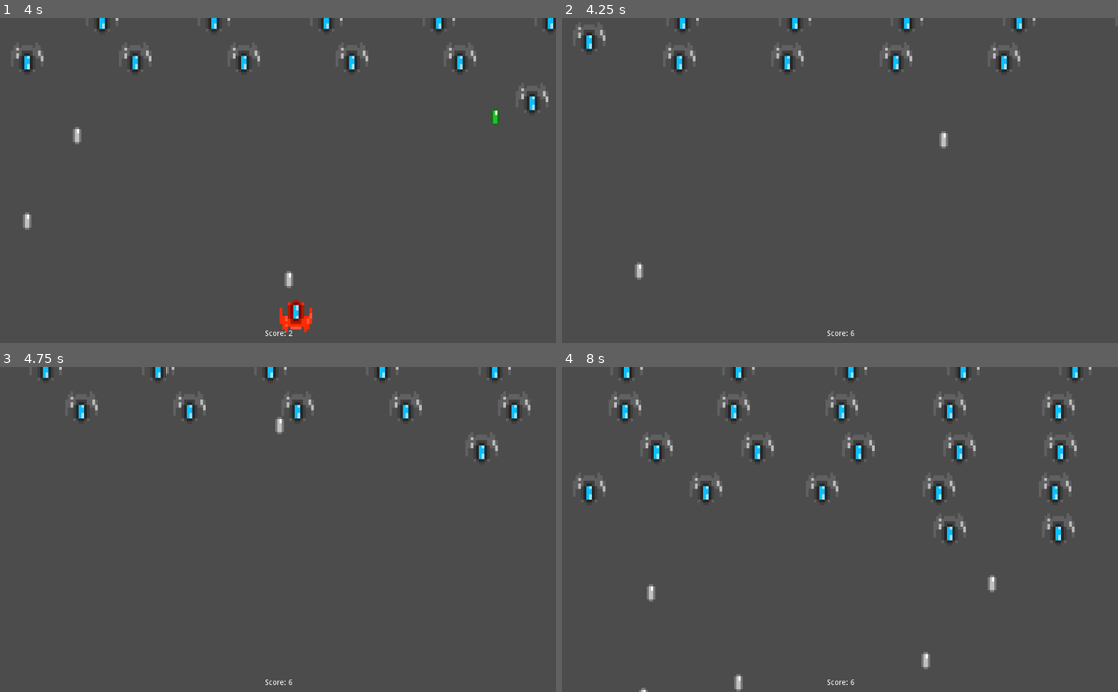
Above: before the commit, frames 1-4 (two rows, left to right).
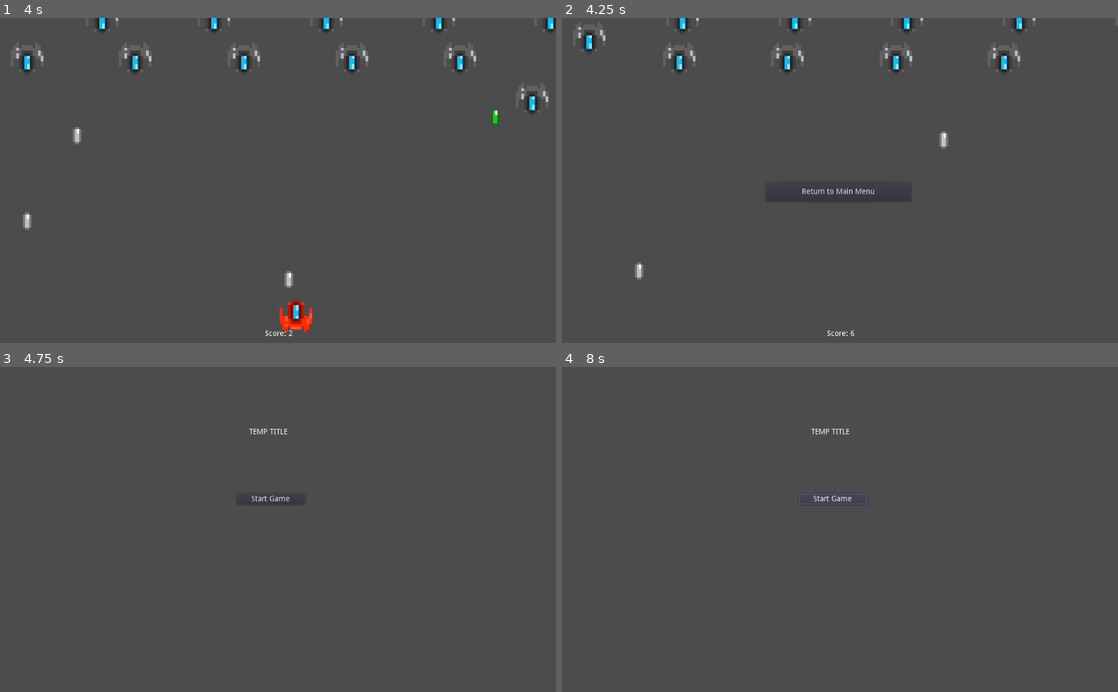
Above: after the commit, the same moments.

Repository: PandorasGit/LudumDare51Submission
Game: Godot game, scene res://World/World.tscn
Two runs of this game, one before a commit and one after it. Both use one fixed random seed, a clock stepped at 60 frames per second and the inputs below.
Inputs (mouse positions are in pixels of both pictures, inside the frame that each line leads up to):
- Up to frame 1 (4 s): hold D (move_right) 0.53-1.28 s; tap Space (shoot) every 0.75 s from 0.6 to 3.6 s; hold A (move_left) 1.28-2.03 s; hold D (move_right) 2.03-3.53 s; hold A (move_left) from 3.53 s (still down)
- Up to frame 2 (4.25 s): keep holding A (move_left)
- Up to frame 3 (4.75 s): release A (move_left) at 4.25 s; click (278, 542) at 4.25 s, where only the run after the commit has a clickable "Return to Main Menu"
- Up to frame 4 (8 s): click (834, 500) at 5 s, where only the run after the commit has a clickable "Start Game"; click (834, 500) at 5.75 s, where only the run after the commit has a clickable "Start Game"; hold A (move_left) from 6.53 s (still down); tap Space (shoot) at 6.6, 7.35 s

Frame 1 is identical in both runs. In frame 2, 0.1% of the frame differs, in the area x 43-57%, y 52-55%; in frame 3, 1.4%; in frame 4, 3.2%, in the area x 2-96%, y 0-100%.

Commit message:
Add main menu

Diff:
--- a/project/BulletSpawner/BulletSpawner.gd
+++ b/project/BulletSpawner/BulletSpawner.gd
@@ -20,20 +20,20 @@
 		add_child(friendly_bullet)
 		friendly_bullet.position = Vector2(fired_from.x, fired_from.y)
 		friendly_bullet.startTimer()
-		friendly_bullet.connect("killed", self, "_on_friendly_bullet_killed")
+		friendly_bullet.connect("collided", self, "_on_friendly_bullet_collided")
 
 	else:
 		var default_bullet = _default_bullet.instance()
 		add_child(default_bullet)
 		default_bullet.position = Vector2(fired_from.x, fired_from.y)
-		default_bullet.connect("killed", self, "_on_default_bullet_killed")
+		default_bullet.connect("collided", self, "_on_default_bullet_collided")
 
 
-func _on_default_bullet_killed(_name: String) -> void:
+func _on_default_bullet_collided(_name: String) -> void:
 	emit_signal("player_killed")
 
 
-func _on_friendly_bullet_killed(_name: String) -> void:
+func _on_friendly_bullet_collided(_name: String) -> void:
 	emit_signal("enemy_killed", _name)
 	_score += 1
 	emit_signal("score_updated", _score)
--- a/project/Bullets/Bullet.gd
+++ b/project/Bullets/Bullet.gd
@@ -2,7 +2,7 @@
 extends KinematicBody2D
 
 
-signal killed(_name)
+signal collided(_name)
 
 
 export var _direction_fired: = Vector2.DOWN
@@ -32,7 +32,7 @@
 	for i in get_slide_count():
 		var collision := get_slide_collision(i)
 		if collision.collider.is_in_group("target"):
-			emit_signal("killed", collision.collider.name)
+			emit_signal("collided", collision.collider.name)
 			queue_free()
 
 
--- a/project/HUD/HUD.gd
+++ b/project/HUD/HUD.gd
@@ -1,8 +1,21 @@
 extends Control
 
 
+signal restart
+
+
 onready var _score := find_node("Score")
+onready var _restart_button := find_node("RestartButton")
 
 
 func _on_score_updated(new_score: float) -> void:
 	_score.text = "Score: %d" % new_score
+
+
+func _on_player_killed() -> void:
+	_restart_button.visible = true
+
+
+
+func _on_RestartButton_pressed():
+	emit_signal("restart")
--- a/project/HUD/HUD.tscn
+++ b/project/HUD/HUD.tscn
@@ -18,3 +18,15 @@
 margin_bottom = 14.0
 text = "Score: 0"
 align = 1
+
+[node name="RestartButton" type="Button" parent="."]
+visible = false
+anchor_right = 1.0
+anchor_bottom = 1.0
+margin_left = 375.0
+margin_top = 303.0
+margin_right = -385.0
+margin_bottom = -261.0
+text = "Return to Main Menu"
+
+[connection signal="pressed" from="RestartButton" to="." method="_on_RestartButton_pressed"]
--- /dev/null
+++ b/project/MainMenu/MainMenu.tscn
@@ -0,0 +1,23 @@
+[gd_scene format=2]
+
+[node name="MainMenu" type="Control"]
+anchor_right = 1.0
+anchor_bottom = 1.0
+
+[node name="Title" type="Label" parent="."]
+anchor_right = 1.0
+anchor_bottom = 1.0
+margin_left = 459.0
+margin_top = 113.0
+margin_right = -494.0
+margin_bottom = -473.0
+text = "TEMP TITLE"
+
+[node name="StartButton" type="Button" parent="."]
+anchor_right = 1.0
+anchor_bottom = 1.0
+margin_left = 436.0
+margin_top = 234.0
+margin_right = -462.0
+margin_bottom = -346.0
+text = "Start Game"
--- a/project/World/World.gd
+++ b/project/World/World.gd
@@ -1,20 +1,25 @@
 extends Node2D
 
 
+onready var _main_menu = load("res://MainMenu/MainMenu.tscn")
 onready var _player := find_node("Player")
 onready var _bullet_spawner := find_node("BulletSpawner")
 onready var _enemy_spawner := find_node("EnemySpawner")
 onready var _hud := find_node("HUD")
 
+
 func _ready() -> void:
-# warning-ignore:return_value_discarded
+	# warning-ignore:return_value_discarded
 	_player.connect("fired", self, "_on_fired")
-# warning-ignore:return_value_discarded
+	# warning-ignore:return_value_discarded
 	_bullet_spawner.connect("player_killed", _player, "_on_killed")
-# warning-ignore:return_value_discarded
+	# warning-ignore:return_value_discarded
+	_bullet_spawner.connect("player_killed", _hud, "_on_player_killed")
+	# warning-ignore:return_value_discarded
 	_bullet_spawner.connect("score_updated", _hud, "_on_score_updated")
-# warning-ignore:return_value_discarded
+	# warning-ignore:return_value_discarded
 	_enemy_spawner.connect("spawned", self, "_on_spawned")
+	_hud.connect("restart", self, "_on_restart")
 
 
 func _on_fired(id: int, fired_from: KinematicBody2D) -> void:
@@ -26,3 +31,7 @@
 	# warning-ignore:return_value_discarded
 	_bullet_spawner.connect("enemy_killed", enemy, "_on_killed")
 	enemy.connect("fired", self, "_on_fired")
+
+
+func _on_restart():
+	get_tree().change_scene_to(_main_menu)
